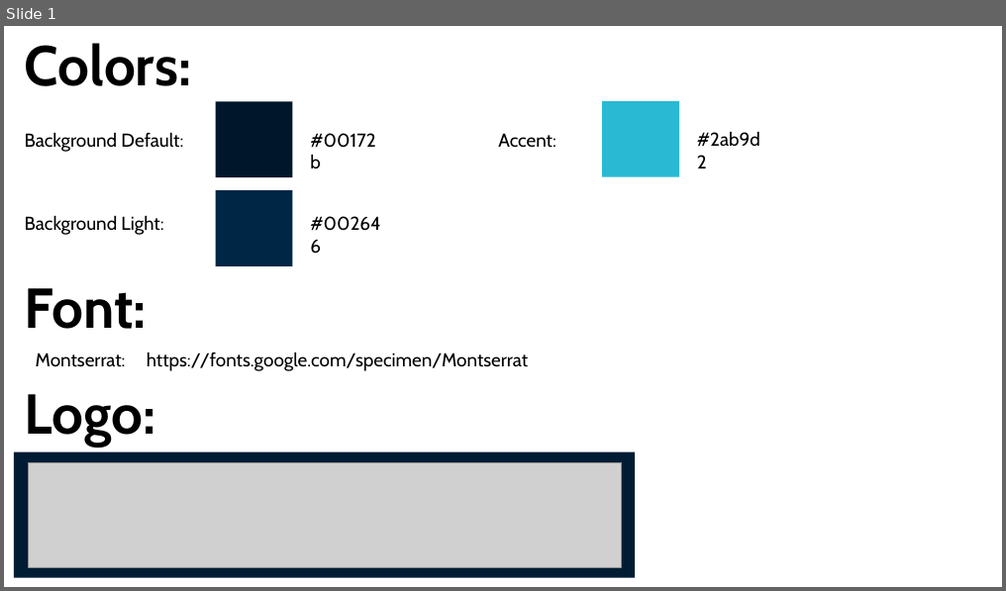
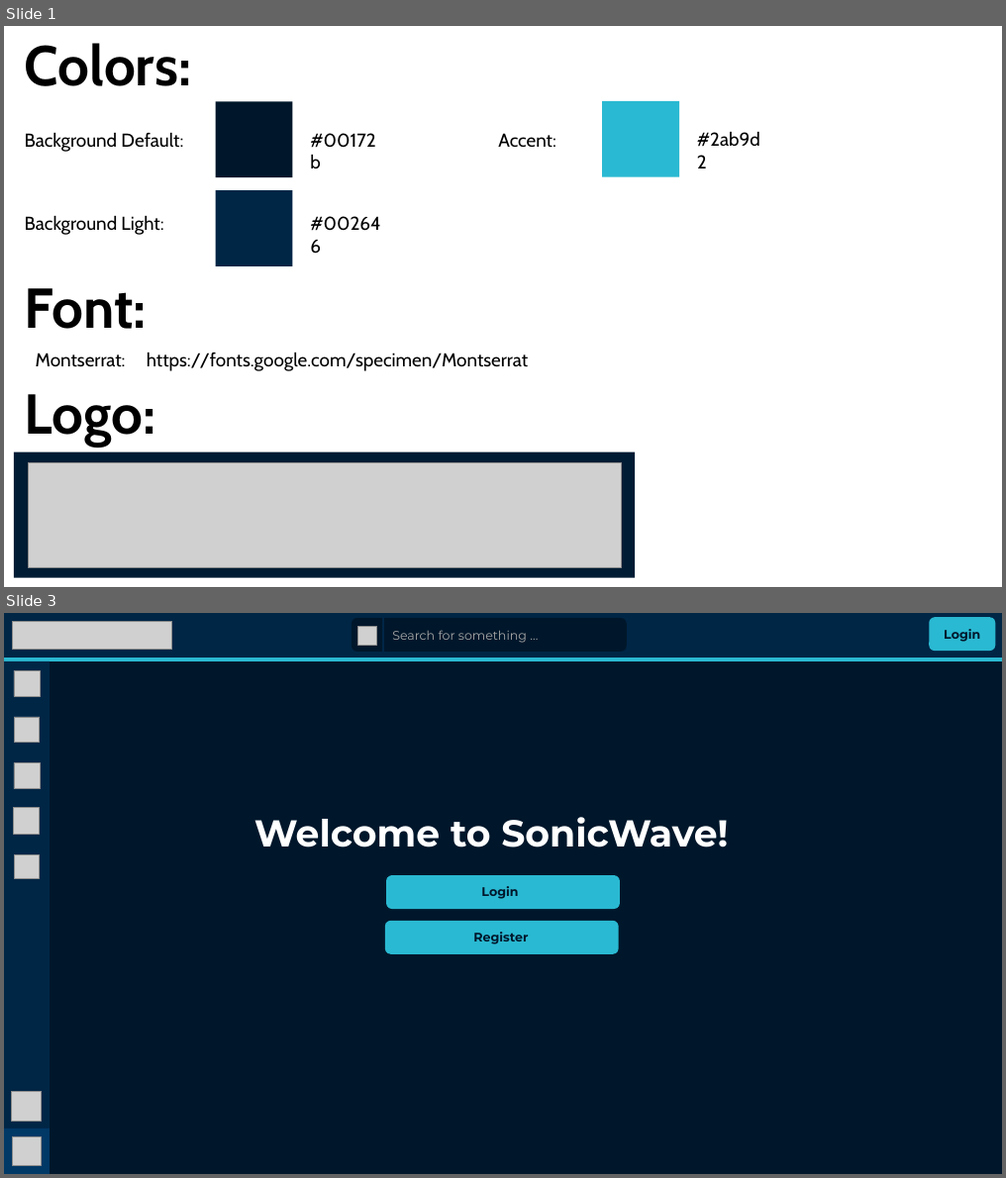
Before and after one commit to julianamschwand/SonicWave, a slide deck: mockups/SonicWaveMockup.pptx. Shown one above the other, each under a label of ours: slide 1 before the commit, slides 1 and 3 after it; the slides between them are not shown. The pictures are 1006x591 and 1006x1178 pixels, drawn with LibreOffice and Linux fonts; fonts in the diff are those of the drawing; grey boxes stand for pictures. Boxes give left, top, right and bottom in pixels: in the first picture for what was removed or moved away, otherwise in the second. Text is boxed around its words. In the diff, an @@ line names an element or a change of style, - is before the commit and + after.

```diff
--- a/mockups/SonicWaveMockup.pptx
+++ b/mockups/SonicWaveMockup.pptx
@@ slide 3 added at [4,613,1002,1174], background #FFFFFF @@
@@ rectangle added at [4,613,1002,1174], fill #00172B @@
@@ rectangle added at [4,613,1002,659], fill #002646 @@
@@ picture added at [13,621,172,650] @@
@@ rounded rectangle added at [351,618,626,652], fill #00172B @@
@@ picture added at [358,626,377,645] @@
@@ line added from (383, 617) to (383, 652), #002646 1.5 pt @@
@@ text added at [392,630,527,643], 12 pt, text #A6A6A6 @@
+Search for something …
@@ rounded rectangle added at [930,618,996,652], fill #2AB9D2, 12 pt, text #00172B, bold @@
+Login
@@ rectangle added at [4,658,1002,662], fill #2AB9D2 @@
@@ rectangle added at [4,662,50,1174], fill #002646 @@
@@ picture added at [14,670,40,697] @@
@@ picture added at [14,717,40,743] @@
@@ picture added at [14,762,40,789] @@
@@ picture added at [14,808,40,834] @@
@@ text added at [254,817,728,848], 36 pt, text #FFFFFF, bold @@
+Welcome to SonicWave!
@@ picture added at [15,855,39,878] @@
@@ rounded rectangle added at [386,875,620,909], fill #2AB9D2 @@
@@ text added at [481,886,518,899], 12 pt, text #00172B, bold @@
+Login
@@ rounded rectangle added at [385,921,619,955], fill #2AB9D2 @@
@@ text added at [473,932,528,945], 12 pt, text #00172B, bold @@
+Register
@@ picture added at [12,1091,42,1121] @@
@@ rectangle added at [4,1129,50,1174], fill #003866 @@
@@ picture added at [12,1138,41,1166] @@
```
Also in this commit, not shown: 6 slides changed, 18 other slides added.
